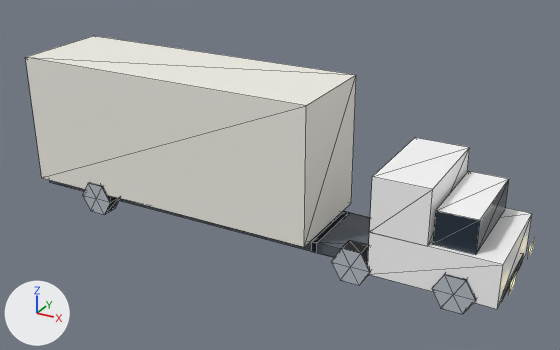
The glTF model public/models/props/semi_box.glb, before and after one commit.
One viewpoint serves both versions: a 50 mm lens placed at (0.649, -1.168, 0.71), pointed at (0.005, 0.004, 0.124). Lighting does not change. The marker at lower left points along +X, +Y and +Z. The first picture is the older version. Mesh edges are drawn as thin lines. Vertices at exactly the same position are counted once.

Names of what the first picture shows: 'semi_box'.
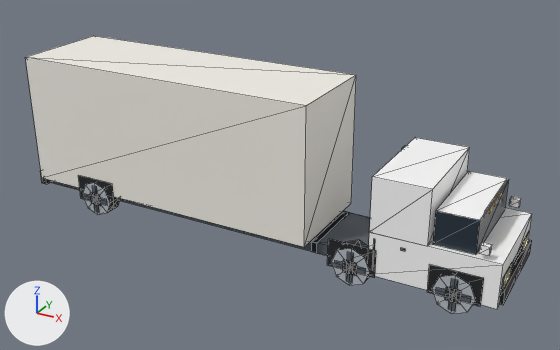
What differs and where, as boxes (x1, y1, x2, y2) in the pictures (560 x 350 px; the box of a moved part takes in the faces that stretch with it):
'semi_box', reshaped: before (26, 36, 534, 314); after (26, 36, 532, 314)
part 1 of me_semi_box, added: after (479, 242, 492, 256)
part 2 of me_semi_box, added: after (509, 196, 521, 208)
part 3 of me_semi_box, added: after (499, 239, 532, 305)
part 4 of me_semi_box, added: after (40, 171, 52, 184)
part 5 of me_semi_box, moved or reshaped: before (509, 271, 517, 294); after (504, 267, 511, 285)
part 6 of me_semi_box, moved or reshaped: before (528, 239, 534, 258); after (523, 234, 529, 249)
part 7 of me_semi_box, built on: before (83, 182, 476, 314); after (78, 146, 529, 314)

The change, as a list of edits to the scene's bpy script:
```text
Add mat_glow_sign:
    mat_glow_sign = bpy.data.materials.new('glow_sign')
    # nodes: BsdfPrincipled, Mix, OutputMaterial, VertexColor
    # colours: orange #ffc94d, orange #f5c04a, mixed with the vertex colours
Add mat_black:
    mat_black = bpy.data.materials.new('black')
    # nodes: BsdfPrincipled, Mix, OutputMaterial, VertexColor
    # colours: black #1b1d22, mixed with the vertex colours
Change me_semi_box:
    remove me_semi_box.from_pydata(...)  # 146 vertices, 212 faces; spans x -0.52..0.462, y -0.104..0.104, z 0.005..0.309
    add me_semi_box.from_pydata(...)  # 393 vertices, 405 faces; spans x -0.52..0.458, y -0.106..0.106, z 0.0..0.309
    me_semi_box part 1: the loose piece of 8 vertices spanning x 0.335..0.405, y -0.09..0.09, z 0.109..0.169 is copied, and the copy is scaled about its middle by (0.229, 0.0667, 0.233), then moved by (0.05, -0.095, -0.013), in mat_car_body; it spans x 0.412..0.428, y -0.101..-0.089, z 0.119..0.133
    me_semi_box part 2: the loose piece of 8 vertices spanning x -0.52..0.12, y -0.07..0.07, z 0.025..0.045 is copied, and the copy is scaled about its middle by (0.025, 0.0857, 0.7), then moved by (0.62, 0.095, 0.091), in mat_car_body; it spans x 0.412..0.428, y 0.089..0.101, z 0.119..0.133
    me_semi_box part 3: the loose piece of 8 vertices spanning x 0.335..0.405, y -0.09..0.09, z 0.109..0.169 is copied, and the copy is scaled about its middle by (0.2, 1.02, 0.467), then moved by (0.08, 0.0, -0.091), in mat_black; it spans x 0.443..0.457, y -0.092..0.092, z 0.034..0.062
    me_semi_box part 4: the loose piece of 8 vertices spanning x -0.52..0.12, y -0.07..0.07, z 0.025..0.045 is copied, and the copy is scaled about its middle by (0.0219, 1.36, 1.4), then moved by (-0.31, 0.0, 0.013), in mat_black; it spans x -0.517..-0.503, y -0.095..0.095, z 0.034..0.062
    me_semi_box part 5: the loose piece of 4 vertices spanning x 0.462, y -0.084..-0.044, z 0.049..0.074 is moved by (-0.01, 0.0, 0.004)
    me_semi_box part 6: the loose piece of 4 vertices spanning x 0.462, y 0.044..0.084, z 0.049..0.074 is moved by (-0.01, 0.0, 0.004)
    me_semi_box part 7
    48 faces are deleted
    12 vertices in x -0.342..0.398, y -0.104..0.104, z 0.067 move by (0.007, 0.0, -0.006)
    12 vertices in x -0.378..0.362, y -0.104..0.104, z 0.067 move by (-0.007, 0.0, -0.006)
    12 vertices in x -0.378..0.362, y -0.104..0.104, z 0.005 move by (-0.007, 0.0, 0.006)
    12 vertices in x -0.342..0.398, y -0.104..0.104, z 0.005 move by (0.007, 0.0, 0.006)
    118 vertices are added at x -0.518..0.458, y -0.106..0.106, z 0.007..0.289
    12 new vertices lie (-0.025, 0.0, 0.011) away from vertices in x -0.342..0.398, y -0.104..0.104, z 0.067
    12 new vertices lie (0.025, 0.0, -0.011) away from vertices in x -0.378..0.362, y -0.104..0.104, z 0.005
    13 new vertices lie (0.012, 0.0, 0.0) away from vertices in x -0.366..0.374, y -0.105..0.105, z 0.007..0.189
    12 new vertices lie (0.088, 0.0, 0.0) away from vertices in x -0.404..0.336, y -0.101..0.101, z 0.026..0.078
    12 new vertices lie (0.058, 0.0, 0.0) away from vertices in x -0.389..0.351, y -0.105..0.105, z 0.03..0.042
    12 new vertices lie (0.024, 0.0, 0.0) away from vertices in x -0.372..0.368, y -0.106..0.106, z 0.024..0.048
    10 new vertices lie (0.0, 0.0, 0.008) away from vertices in x -0.512..0.406, y -0.035..0.035, z 0.157..0.175
    8 new vertices lie (0.0, 0.052, 0.0) away from vertices in x -0.511..0.451, y -0.09..0.038, z 0.049..0.082
    6 new vertices lie (0.0, 0.0, 0.01) away from vertices in x 0.406..0.411, y -0.099..0.099, z 0.121..0.167
    2 new faces join them, mat_car_body
    4 new faces join them, mat_car_glass
    49 new faces join them, mat_metal_dark
    40 new faces join them, mat_black
    4 new faces join them, mat_white
    6 new faces join them, mat_glow_sign
    48 new faces join them, mat_tire
    48 new faces join them, mat_rim
    other edits to the shape of me_semi_box do not show in these pictures
    add me_semi_box.materials.append(mat_black)
    add me_semi_box.materials.append(mat_glow_sign)
```
